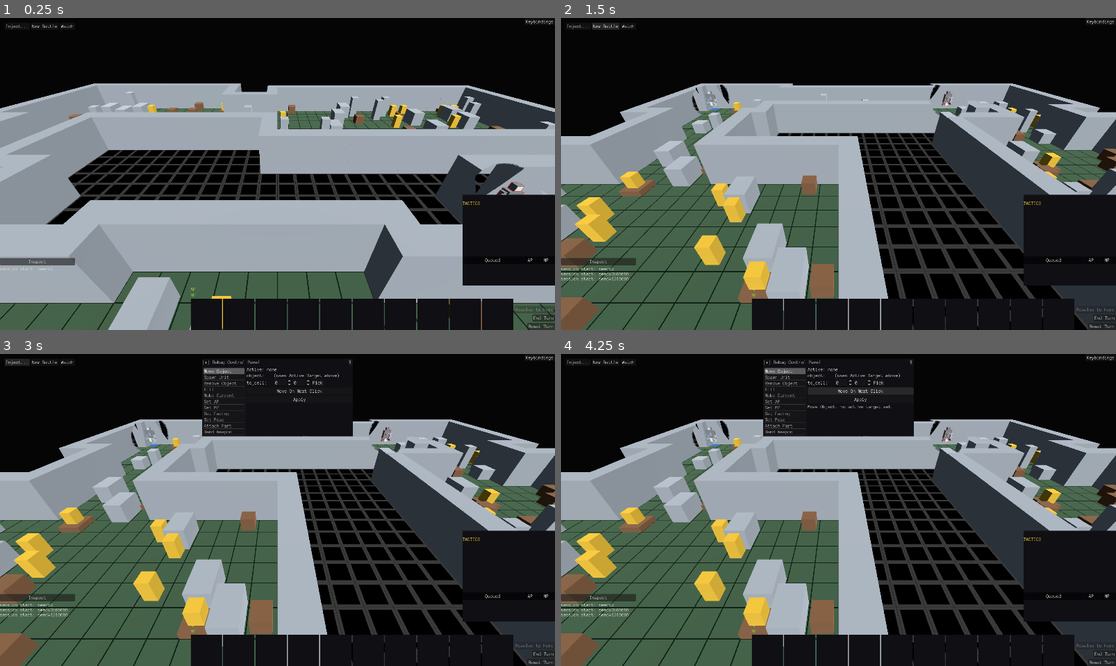
Above: before the commit, frames 1-4 (two rows, left to right).
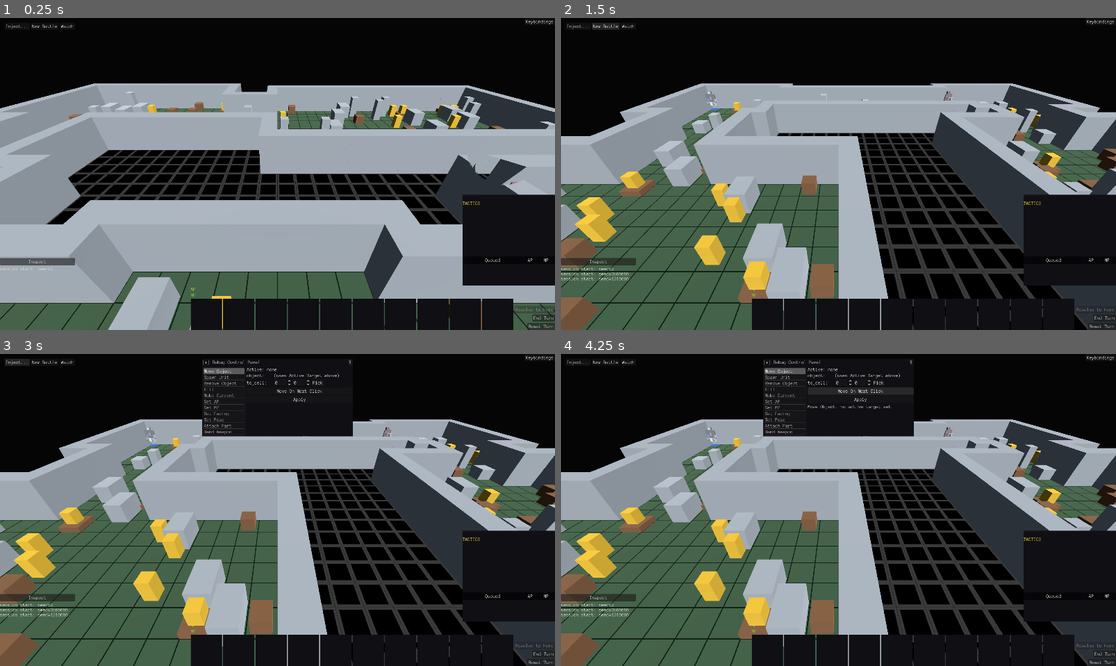
Above: after the commit, the same moments.

Repository: NotUserFriendly/HulkBreakers
Game: Godot game, scene res://src/view/battle_scene.tscn
Same seed, same stepped clock (60 frames per second), same inputs: the game is played once before the commit and once after it.
Inputs:
- Up to frame 1 (0.25 s): no input
- Up to frame 2 (1.5 s): click "New Battle" at 0.5 s; click "New Battle" at 1.25 s
- Up to frame 3 (3 s): click "Inspect" at 2 s; click "Inject..." at 2.75 s
- Up to frame 4 (4.25 s): click "Move On Next Click" at 3.5 s

The runs differ from the first frame. In frame 1, 0.3% of the frame differs, in the area x 84-95%, y 45-57%; in frame 2, 0.3%; in frame 3, 0.3%; in frame 4, 0.3%.

Commit message:
BR32.02: fix wall cutout Y-axis mismatch between FRAGCOORD and unproject_position
Reported live: "I rotated the camera around the units, they were still
in their original spawn locations, next to walls. No culling observed
at all." Confirmed against Godot's own documentation (two independent
sources) rather than guessing: FRAGCOORD in a Godot spatial shader
matches GLSL's own gl_FragCoord -- bottom-left origin, Y increasing
upward -- while Camera3D.unproject_position() returns top-left-origin,
Y-down screen coordinates (the same convention mouse/UI positions use).
wall_cutout.gdshader's fragment() compared the two directly with no
flip, mirroring the cutout vertically around the viewport's own
horizontal center line -- so the hole essentially never landed where a
wall and a unit actually overlapped on screen, even with a real unit
demonstrably standing next to a real wall.

No headless test could ever have caught this: dummy/headless rendering
never executes a fragment shader at all, so Pass A's own test suite
only ever verified the GDScript-side uniform feed, never the shader's
actual per-fragment behavior.

Fix: BoardView.update_wall_cutout() now flips the fed Y coordinate
(viewport_height - unprojected.y) before handing it to the shader.
VERTEX's own use in the same shader (view-space depth via
length(VERTEX)) was separately checked against Godot's docs and
confirmed unaffected -- it's documented to already arrive in view space
by the time fragment() reads it.

Also logs BR32.03 (temporary "SUSPECTED" tag, not investigated by
instruction): a possible carryover of BR32.01's own stray-cutout
artifact across a bout transition, reported but explicitly deferred to
the supervisor's own review pass.

Co-Authored-By: Claude Sonnet 5 <noreply@anthropic.com>

Diff:
--- a/src/view/board_view.gd
+++ b/src/view/board_view.gd
@@ -527,7 +527,19 @@
 			if camera.is_position_behind(position):
 				continue
 			var depth: float = camera_position.distance_to(position)
-			screen_positions[count] = camera.unproject_position(position)
+			# `unproject_position()` returns top-left-origin, Y-DOWN screen
+			# coordinates (the same convention mouse/UI positions use) —
+			# but the shader's own FRAGCOORD matches GLSL's gl_FragCoord:
+			# BOTTOM-left origin, Y-UP. Comparing them unflipped mirrors
+			# the cutout vertically, so it essentially never lands where
+			# the wall/unit actually overlap on screen — confirmed live
+			# ("no culling observed" near real units next to walls).
+			# Flipped here, once, so every other GDScript-side convention
+			# (WallLegibility, occludes_on_screen, Pass B) keeps using
+			# unproject_position()'s own native orientation unchanged —
+			# only this one shader-bound uniform needs converting.
+			var unprojected: Vector2 = camera.unproject_position(position)
+			screen_positions[count] = Vector2(unprojected.x, viewport_height - unprojected.y)
 			depths[count] = depth
 			radii[count] = WallLegibility.pixel_radius_for_tiles(
 				OCCLUSION_RADIUS_TILES, depth, camera.fov, viewport_height
--- a/src/view/shaders/wall_cutout.gdshader
+++ b/src/view/shaders/wall_cutout.gdshader
@@ -12,6 +12,21 @@
 // screen position/depth/radius via `WallLegibility.pixel_radius_for_tiles`
 // and feeding them here — this fragment function is the only place that
 // decides whether a given pixel is inside the hole.
+//
+// BR32.02: `FRAGCOORD` here matches GLSL's own `gl_FragCoord` — BOTTOM-
+// left origin, Y increasing UPWARD (confirmed against Godot's own docs:
+// "FRAGCOORD... use[s] the same coordinate system" as gl_FragCoord).
+// `Camera3D.unproject_position()`, what `BoardView` projects every unit
+// with, returns the opposite: TOP-left origin, Y-DOWN (the same
+// convention mouse/UI positions use). `unit_screen_positions` therefore
+// arrives here ALREADY Y-flipped by `update_wall_cutout` to match this
+// fragment coordinate system — comparing the two unflipped mirrors the
+// cutout vertically, so it never lands where the wall/unit actually
+// overlap on screen (confirmed live: no cutout ever visibly appeared
+// near a real unit standing next to a wall). No headless test can catch
+// this class of bug at all — dummy/headless rendering never executes a
+// fragment shader; every fragment-side claim here is a live-rendering
+// fact, not something GUT verified.
 
 uniform vec4 albedo : source_color = vec4(0.5, 0.5, 0.5, 1.0);
 
--- a/test/unit/view/test_board_view_occlusion.gd
+++ b/test/unit/view/test_board_view_occlusion.gd
@@ -52,11 +52,19 @@
 	var screen_positions: PackedVector2Array = material.get_shader_parameter(
 		"unit_screen_positions"
 	)
+	# BR32.02: FRAGCOORD (bottom-left origin, Y-up — GLSL's gl_FragCoord
+	# convention) is what the shader actually compares against, NOT
+	# unproject_position()'s own native top-left/Y-down convention — the
+	# fed position must be Y-flipped to match, or the cutout mirrors
+	# vertically and never lands where the wall/unit actually overlap.
+	var viewport_height: float = float(view.get_viewport().size.y)
+	var expected: Vector2 = camera.unproject_position(unit_position)
+	expected.y = viewport_height - expected.y
 	assert_almost_eq(
-		screen_positions[0].distance_to(camera.unproject_position(unit_position)),
+		screen_positions[0].distance_to(expected),
 		0.0,
 		0.01,
-		"the fed screen position must be the unit's own real projection"
+		"the fed screen position must be Y-flipped to match FRAGCOORD's own bottom-left origin"
 	)
 	var depths: PackedFloat32Array = material.get_shader_parameter("unit_depths")
 	assert_almost_eq(
Not shown, changed: docs/BUGS.md
